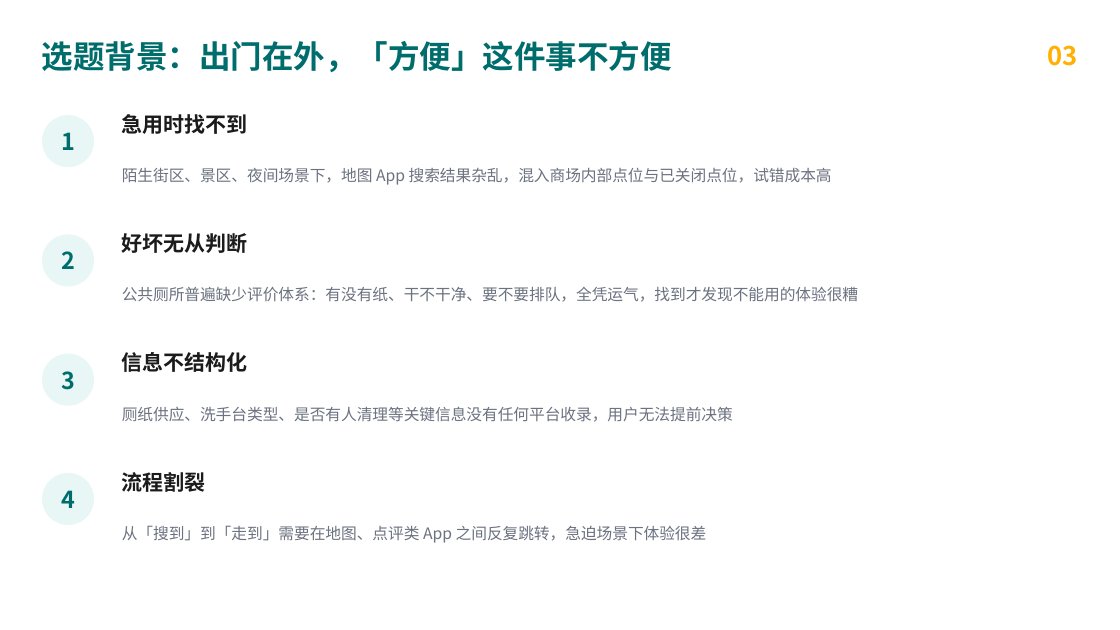
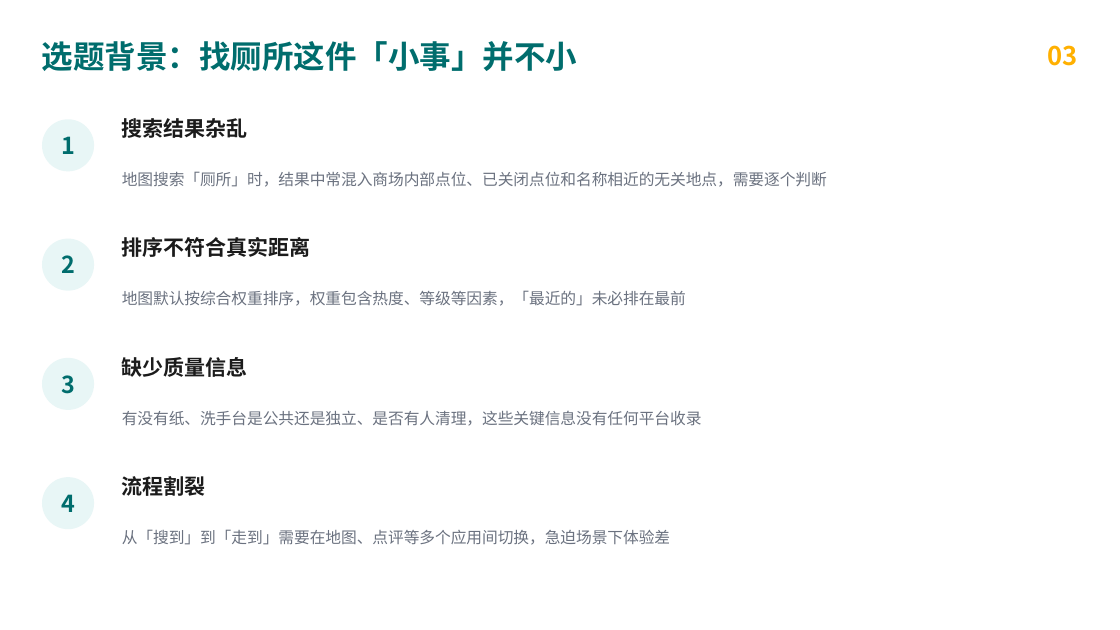
Before and after one commit to HeiCat233/lalmore, a slide deck: slide 3 of deliverables/期中开题汇报-附近厕所.pptx. Drawn at 1120x630 pixels with LibreOffice and Linux fonts; fonts in the diff are those of the drawing. Boxes give left, top, right and bottom in pixels: in the first picture for what was removed or moved away, otherwise in the second. Text is boxed around its words. In the diff, an @@ line names an element or a change of style, - is before the commit and + after.

```diff
--- a/deliverables/期中开题汇报-附近厕所.pptx
+++ b/deliverables/期中开题汇报-附近厕所.pptx
@@ text at box(42, 41, 578, 71): text changed @@
-选题背景：出门在外，「方便」这件事不方便
+选题背景：找厕所这件「小事」并不小
@@ text at box(122, 118, 248, 138): text changed @@
-急用时找不到
+搜索结果杂乱
@@ text at box(122, 171, 827, 187): text changed @@
-陌生街区、景区、夜间场景下，地图 App 搜索结果杂乱，混入商场内部点位与已关闭点位，试错成本高
+地图搜索「厕所」时，结果中常混入商场内部点位、已关闭点位和名称相近的无关地点，需要逐个判断
@@ text at box(122, 237, 311, 257): text changed @@
-好坏无从判断
+排序不符合真实距离
@@ text at box(122, 290, 686, 306): text changed @@
-公共厕所普遍缺少评价体系：有没有纸、干不干净、要不要排队，全凭运气，找到才发现不能用的体验很糟
+地图默认按综合权重排序，权重包含热度、等级等因素，「最近的」未必排在最前
@@ text at box(122, 357, 248, 377): text changed @@
-信息不结构化
+缺少质量信息
@@ text at box(122, 411, 702, 426): text changed @@
-厕纸供应、洗手台类型、是否有人清理等关键信息没有任何平台收录，用户无法提前决策
+有没有纸、洗手台是公共还是独立、是否有人清理，这些关键信息没有任何平台收录
@@ 5 texts, 4 ellipses: place and size @@
-5 texts, 4 ellipses at box(42, 115, 206, 525)
+5 texts, 4 ellipses at box(42, 119, 206, 529)
@@ text at box(122, 529, 670, 545): text changed @@
-从「搜到」到「走到」需要在地图、点评类 App 之间反复跳转，急迫场景下体验很差
+从「搜到」到「走到」需要在地图、点评等多个应用间切换，急迫场景下体验差
```
Also in this commit, not shown: 3 other slides changed, 7 slides added, 10 slides removed, 5 other files.
